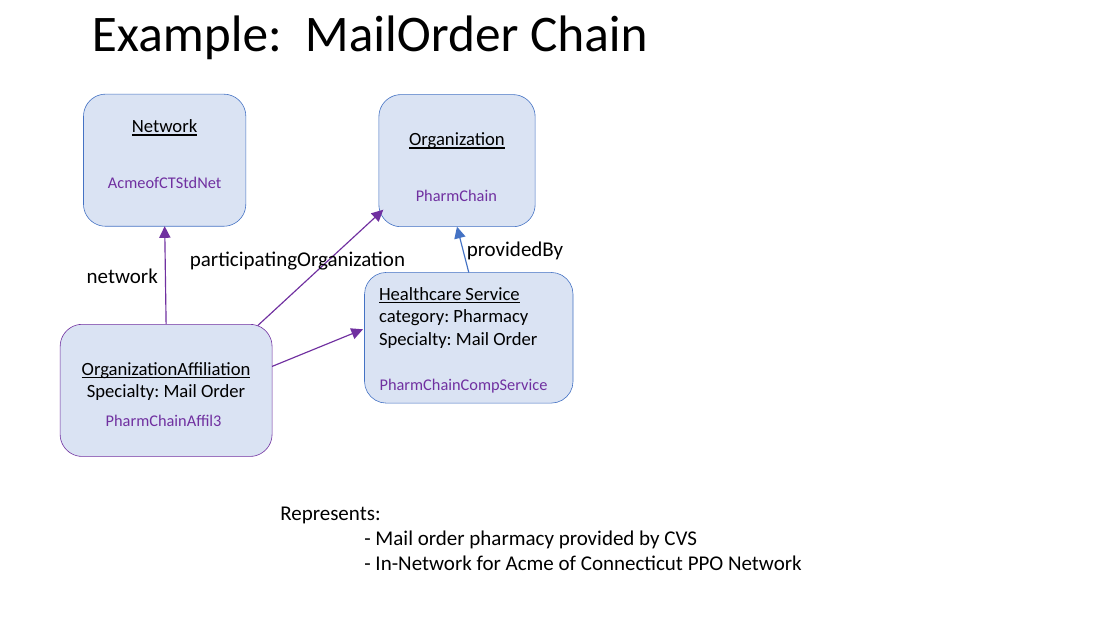
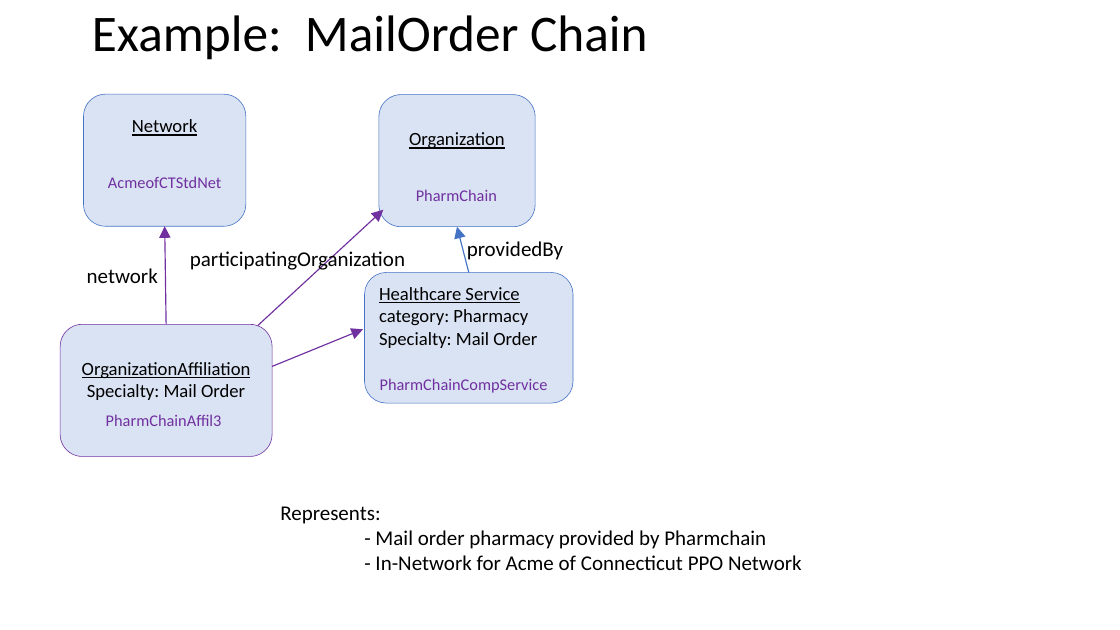
Before and after one commit to HL7/davinci-pdex-plan-net, a slide deck: slide 9 of fsh/ig-data/input/images/patterns.pptx. Drawn at 1120x630 pixels with LibreOffice and Linux fonts; fonts in the diff are those of the drawing. Boxes give left, top, right and bottom in pixels: in the first picture for what was removed or moved away, otherwise in the second. Text is boxed around its words. In the diff, an @@ line names an element or a change of style, - is before the commit and + after.

```diff
--- a/fsh/ig-data/input/images/patterns.pptx
+++ b/fsh/ig-data/input/images/patterns.pptx
@@ text at box(375, 530, 766, 549): text changed @@
-- Mail order pharmacy provided by CVS
+- Mail order pharmacy provided by Pharmchain
```
Also in this commit, not shown: 13 other files.
